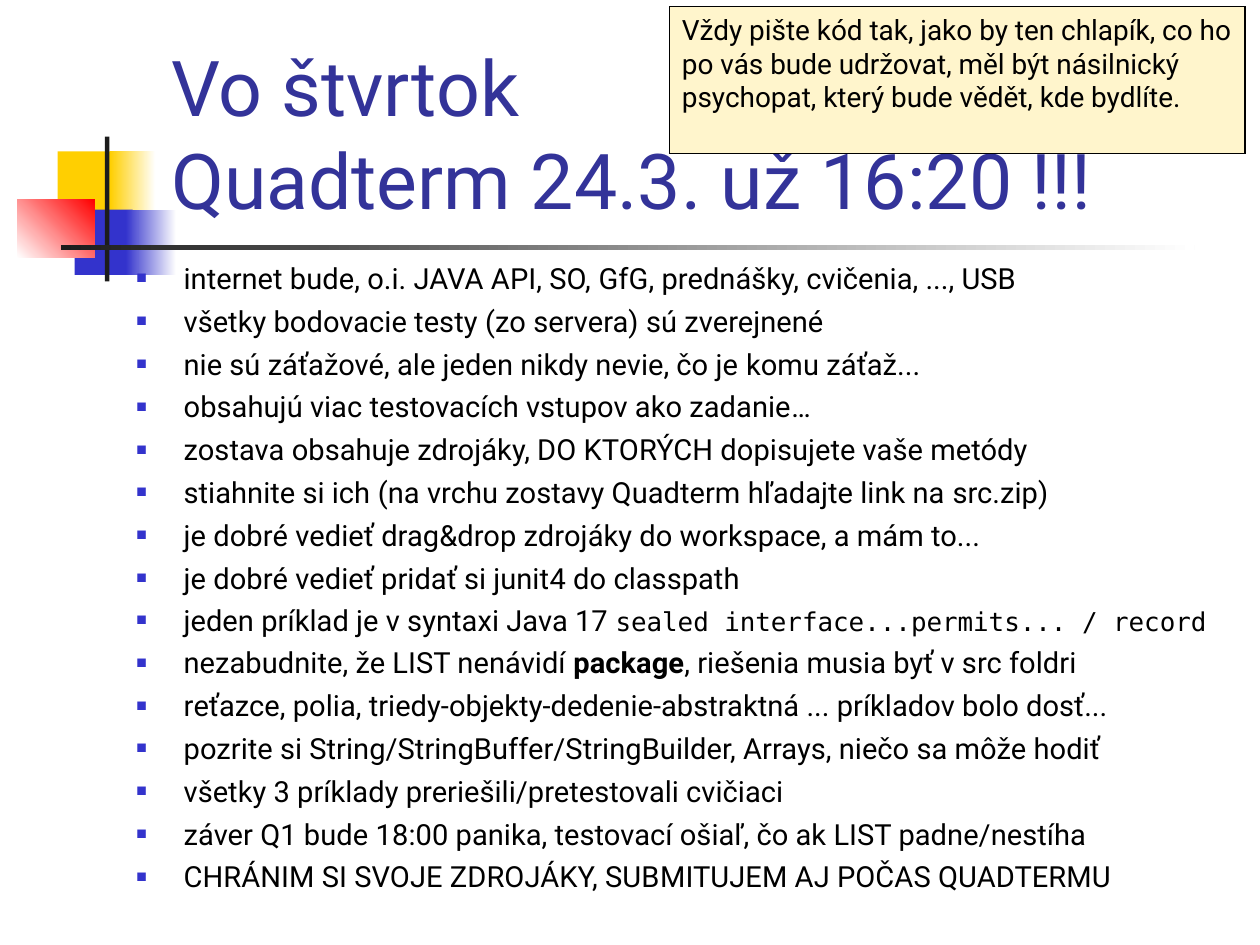
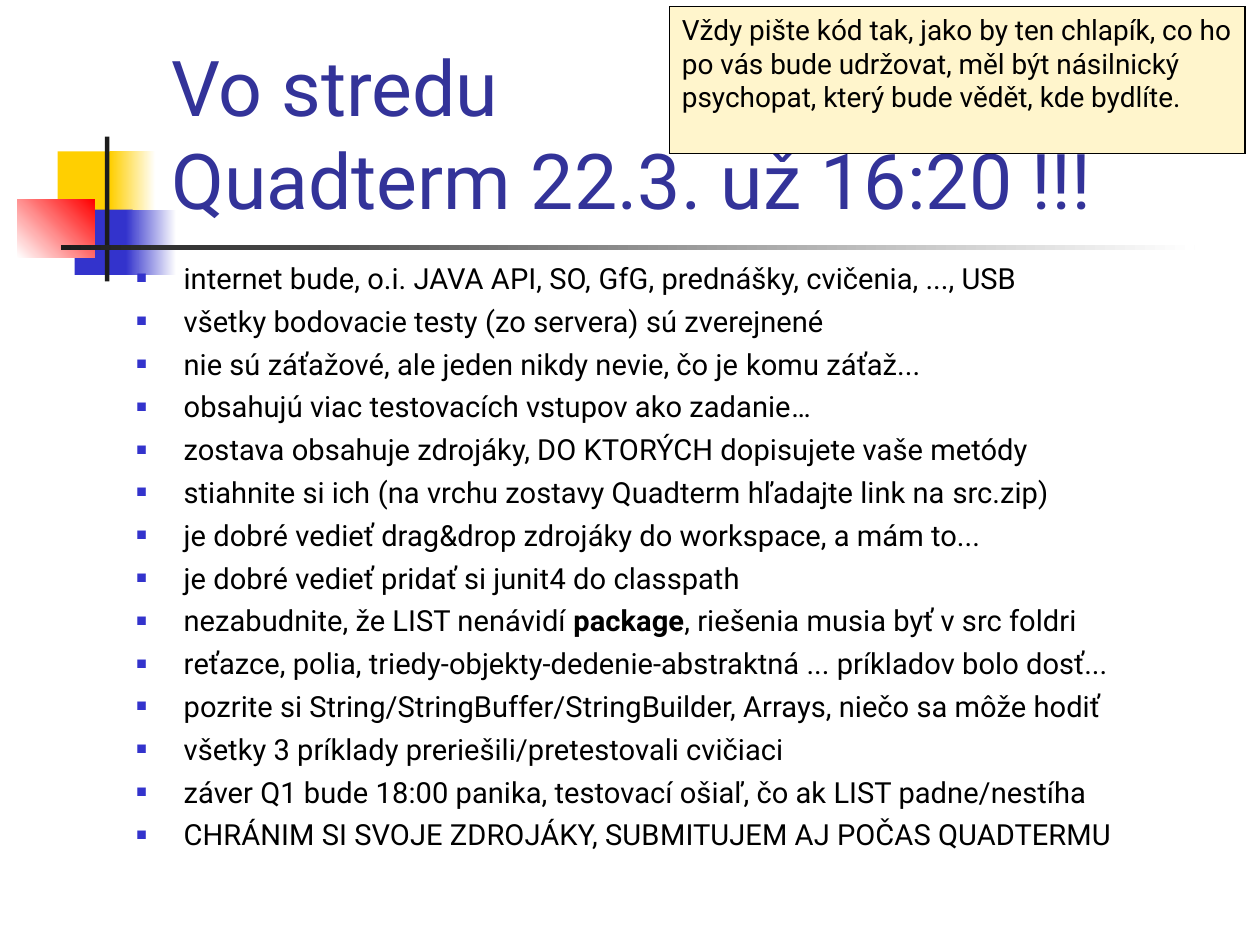
Before and after one commit to Programovanie4/Prednasky, a slide deck: slide 2 of 06/06_java.ppt. Drawn at 1260x945 pixels with LibreOffice and Linux fonts; fonts in the diff are those of the drawing. Boxes give left, top, right and bottom in pixels: in the first picture for what was removed or moved away, otherwise in the second. Text is boxed around its words. In the diff, an @@ line names an element or a change of style, - is before the commit and + after.

```diff
--- a/06/06_java.ppt
+++ b/06/06_java.ppt
@@ title at (171,58,1012,218): text changed @@
-Vo štvrtok
-Quadterm 24.3. už 16:20 !!!
+Vo stredu
+Quadterm 22.3. už 16:20 !!!
@@ text at (184,609,1206,638): paragraph removed @@
-■ jeden príklad je v syntaxi Java 17 sealed interface...permits... / record
```
Also in this commit, not shown: 3 other slides changed, 2 other files.
